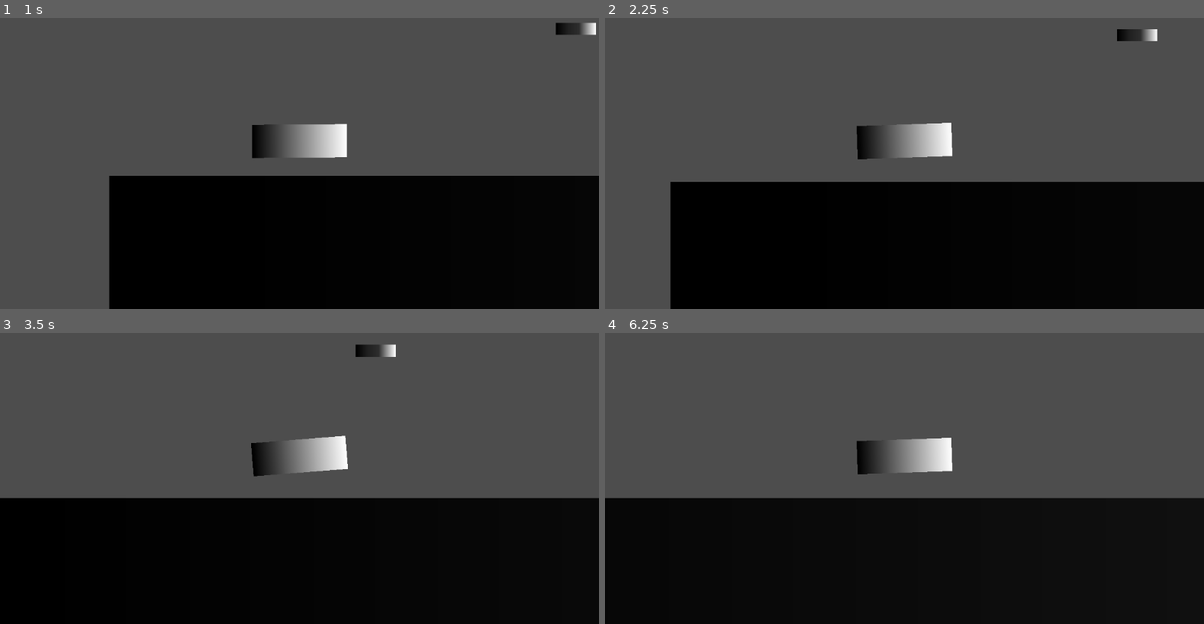
Above: before the commit, frames 1-4 (two rows, left to right).
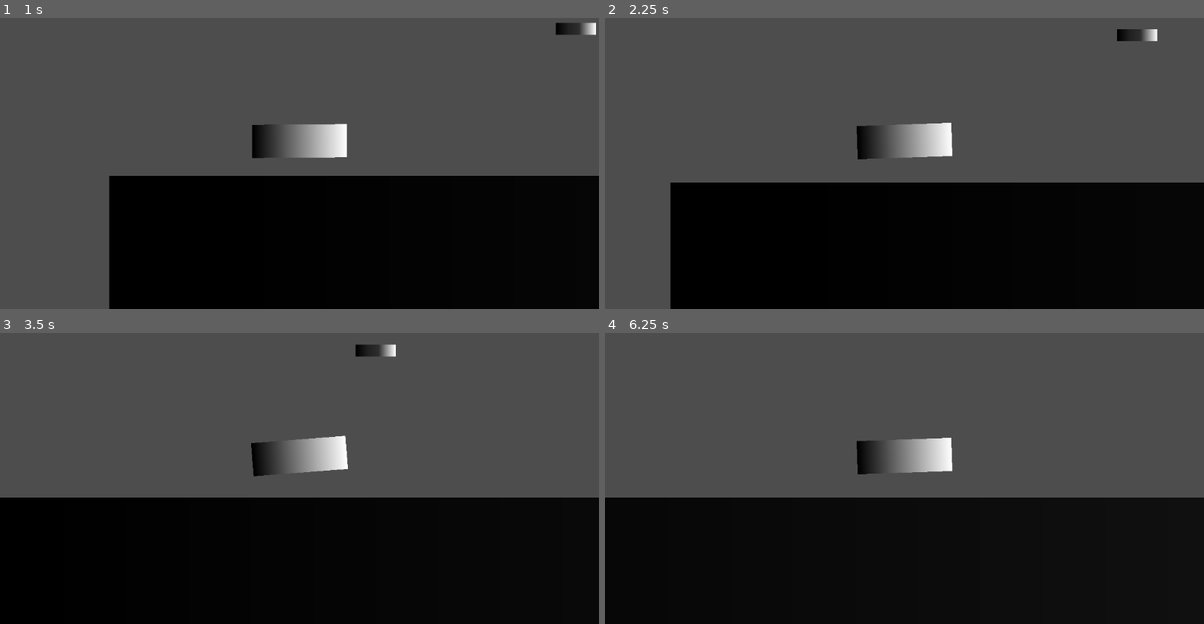
Above: after the commit, the same moments.

Repository: pmarkee/cargaem_demo
Game: Godot game, scene res://Main.tscn
Same seed, same stepped clock (60 frames per second), same inputs: the game is played once before the commit and once after it. Before the commit the project starts from res://main.tscn.
Inputs:
- Up to frame 1 (1 s): hold Right (ui_right) from 0.53 s (still down); tap Space (ui_select) at 0.77 s
- Up to frame 2 (2.25 s): release Right (ui_right) at 1.28 s; tap Space (ui_select) at 1.52 s; hold Right (ui_right) from 2.03 s (still down)
- Up to frame 3 (3.5 s): keep holding Right (ui_right); tap Space (ui_select) at 3.02 s
- Up to frame 4 (6.25 s): release Right (ui_right) at 3.53 s; tap Space (ui_select) at 3.77, 4.52, 6.02 s; hold Right (ui_right) from 5.78 s (still down)

Frame 1 is identical in both runs. In frame 2, 0.2% of the frame differs, in the area x 10-100%, y 56-57%; in frame 3, 0.3%, in the area x 0-100%, y 7-57%; in frame 4, 0.3%.

Commit message:
Add dynamic wheel loading to make experimentation easier

Diff:
--- a/main.tscn
+++ b/Main.tscn
@@ -1,7 +1,7 @@
 [gd_scene load_steps=6 format=3 uid="uid://clxil1s2fl2l0"]
 
-[ext_resource type="PackedScene" uid="uid://cfnpu5g53ks5x" path="res://vehicle.tscn" id="1_cpo2i"]
-[ext_resource type="PackedScene" uid="uid://cjjbplfkq48xu" path="res://ground.tscn" id="2_idnqu"]
+[ext_resource type="PackedScene" uid="uid://cjjbplfkq48xu" path="res://Ground.tscn" id="1_uxu8w"]
+[ext_resource type="PackedScene" uid="uid://cfnpu5g53ks5x" path="res://Vehicle.tscn" id="2_yae0x"]
 
 [sub_resource type="Gradient" id="Gradient_b1orj"]
 offsets = PackedFloat32Array(0, 0.283871, 0.580645, 0.812903, 1)
@@ -14,9 +14,9 @@
 
 [node name="Main" type="Node2D"]
 
-[node name="Level" parent="." instance=ExtResource("2_idnqu")]
+[node name="Level" parent="." instance=ExtResource("1_uxu8w")]
 
-[node name="Vehicle" parent="." instance=ExtResource("1_cpo2i")]
+[node name="Vehicle" parent="." instance=ExtResource("2_yae0x")]
 position = Vector2(366, 88)
 
 [node name="Obstacle" type="StaticBody2D" parent="."]
--- a/Spring.gd
+++ b/Spring.gd
@@ -1,8 +1,8 @@
-extends Node2D
+extends RayCast2D
 
-@export var stiffness = 1000
-@export var damping = 400
-@export var rest_distance = 100
+@onready var stiffness = get_parent().stiffness / get_parent().get_child_count()
+@onready var damping = get_parent().damping / get_parent().get_child_count()
+@onready var rest_distance = get_parent().rest_distance
 
 var offset = 0
 var prev_offset = 0
@@ -10,15 +10,15 @@
 
 
 func _ready():
-	$RayCast2D.target_position.y = rest_distance
+	target_position.y = rest_distance
 
 
 func _physics_process(delta):
-	if $RayCast2D.is_colliding():
+	if is_colliding():
 		prev_offset = offset
-		offset = ($RayCast2D.target_position - $RayCast2D.get_collision_point() * global_transform).length()
+		offset = (target_position - get_collision_point() * global_transform).length()
 		velocity = (offset - prev_offset) / delta
 		var spring_force = stiffness * offset
 		var damping_force = damping * velocity
 		var force_to_add = Vector2.UP * (spring_force + damping_force)
-		get_parent().apply_force(force_to_add * delta, position)
+		get_parent().get_parent().apply_force(force_to_add * delta, get_parent().position)
--- /dev/null
+++ b/Spring.tscn
@@ -0,0 +1,6 @@
+[gd_scene load_steps=2 format=3 uid="uid://lw368o7usfb3"]
+
+[ext_resource type="Script" path="res://Spring.gd" id="1_6obg4"]
+
+[node name="Spring" type="RayCast2D"]
+script = ExtResource("1_6obg4")
--- a/vehicle.gd
+++ b/Vehicle.gd
@@ -3,9 +3,31 @@
 const ACCELERATION_FORCE = 500
 const BRAKING_FORCE = 700
 
+enum SuspensionVariant {V1_SINGLERAY, V1_MULTIRAY_ANGLE, V1_MULTIRAY_PARALLEL}
+
+@export var variant = SuspensionVariant.V1_SINGLERAY
+@export var wheelbase = 70
+
+
+func _ready():
+	var scene_to_load = ""
+	if variant == SuspensionVariant.V1_SINGLERAY:
+		scene_to_load = "res://Wheel_v1_singleray.tscn"
+	elif variant == SuspensionVariant.V1_MULTIRAY_PARALLEL:
+		scene_to_load = "res://Wheel_v1_multiray_parallel.tscn"
+	elif variant == SuspensionVariant.V1_MULTIRAY_ANGLE:
+		scene_to_load = "res://Wheel_v1_multiray_angle.tscn"
+
+	var wheel_scene = load(scene_to_load)
+	var FrontWheel = wheel_scene.instantiate()
+	FrontWheel.position.x = wheelbase
+	var RearWheel = wheel_scene.instantiate()
+	RearWheel.position.x = -wheelbase
+	$Body.add_child(FrontWheel)
+	$Body.add_child(RearWheel)
+
 
 func _physics_process(delta):
-	print($Body.linear_velocity)
 	if !$Body/GroundContactRayCast.is_colliding():
 		# This ray cast is a stupid way of detecting ground contact but it will do
 		# We should detect ground contact of each wheel: ground distance <= wheel radius + spring max len
--- /dev/null
+++ b/Vehicle.tscn
@@ -0,0 +1,34 @@
+[gd_scene load_steps=5 format=3 uid="uid://cfnpu5g53ks5x"]
+
+[ext_resource type="Script" path="res://Vehicle.gd" id="1_2abnv"]
+
+[sub_resource type="RectangleShape2D" id="RectangleShape2D_jdlyj"]
+size = Vector2(20.1327, 20)
+
+[sub_resource type="Gradient" id="Gradient_2fcfj"]
+
+[sub_resource type="GradientTexture2D" id="GradientTexture2D_4c2x2"]
+gradient = SubResource("Gradient_2fcfj")
+
+[node name="Vehicle" type="Node2D"]
+script = ExtResource("1_2abnv")
+
+[node name="Body" type="RigidBody2D" parent="."]
+mass = 2.0
+center_of_mass_mode = 1
+center_of_mass = Vector2(0, 5)
+
+[node name="CollisionShape2D" type="CollisionShape2D" parent="Body"]
+position = Vector2(-4.32134e-06, 0)
+scale = Vector2(9.04001, 3.2)
+shape = SubResource("RectangleShape2D_jdlyj")
+
+[node name="Sprite2D" type="Sprite2D" parent="Body"]
+position = Vector2(1.19209e-07, 0)
+scale = Vector2(2.84375, 1)
+texture = SubResource("GradientTexture2D_4c2x2")
+
+[node name="GroundContactRayCast" type="RayCast2D" parent="Body"]
+target_position = Vector2(0, 100)
+
+[node name="Camera2D" type="Camera2D" parent="Body"]
--- /dev/null
+++ b/Wheel.gd
@@ -0,0 +1,6 @@
+extends Node2D
+
+
+@export var stiffness = 5000
+@export var damping = 2000
+@export var rest_distance = 100
--- /dev/null
+++ b/Wheel_v1_multiray_angle.tscn
@@ -0,0 +1,21 @@
+[gd_scene load_steps=3 format=3 uid="uid://4276j8pw0biv"]
+
+[ext_resource type="PackedScene" uid="uid://lw368o7usfb3" path="res://Spring.tscn" id="1_mfs3a"]
+[ext_resource type="Script" path="res://Wheel.gd" id="1_r2slm"]
+
+[node name="Wheel" type="Node2D"]
+script = ExtResource("1_r2slm")
+
+[node name="Spring" parent="." instance=ExtResource("1_mfs3a")]
+
+[node name="Spring2" parent="." instance=ExtResource("1_mfs3a")]
+rotation = 0.0523599
+
+[node name="Spring3" parent="." instance=ExtResource("1_mfs3a")]
+rotation = 0.10472
+
+[node name="Spring4" parent="." instance=ExtResource("1_mfs3a")]
+rotation = -0.0523599
+
+[node name="Spring5" parent="." instance=ExtResource("1_mfs3a")]
+rotation = -0.10472
--- /dev/null
+++ b/Wheel_v1_multiray_parallel.tscn
@@ -0,0 +1,21 @@
+[gd_scene load_steps=3 format=3 uid="uid://1unuw0g1lg10"]
+
+[ext_resource type="Script" path="res://Wheel.gd" id="1_0kaw2"]
+[ext_resource type="PackedScene" uid="uid://lw368o7usfb3" path="res://Spring.tscn" id="2_dlqhl"]
+
+[node name="Wheel" type="Node2D"]
+script = ExtResource("1_0kaw2")
+
+[node name="Spring" parent="." instance=ExtResource("2_dlqhl")]
+
+[node name="Spring2" parent="." instance=ExtResource("2_dlqhl")]
+position = Vector2(6, 0)
+
+[node name="Spring3" parent="." instance=ExtResource("2_dlqhl")]
+position = Vector2(12, 0)
+
+[node name="Spring4" parent="." instance=ExtResource("2_dlqhl")]
+position = Vector2(-6, 0)
+
+[node name="Spring5" parent="." instance=ExtResource("2_dlqhl")]
+position = Vector2(-12, 0)
--- /dev/null
+++ b/Wheel_v1_singleray.tscn
@@ -0,0 +1,9 @@
+[gd_scene load_steps=3 format=3 uid="uid://b3m6jmwxbeod2"]
+
+[ext_resource type="Script" path="res://Wheel.gd" id="1_4djww"]
+[ext_resource type="PackedScene" uid="uid://lw368o7usfb3" path="res://Spring.tscn" id="2_dufst"]
+
+[node name="Wheel" type="Node2D"]
+script = ExtResource("1_4djww")
+
+[node name="Spring" parent="." instance=ExtResource("2_dufst")]
--- a/project.godot
+++ b/project.godot
@@ -11,7 +11,7 @@
 [application]
 
 config/name="Cargaem Demo"
-run/main_scene="res://main.tscn"
+run/main_scene="res://Main.tscn"
 config/features=PackedStringArray("4.1", "Forward Plus")
 config/icon="res://icon.svg"
 
--- a/spring.tscn
+++ /dev/null
@@ -1,8 +0,0 @@
-[gd_scene load_steps=2 format=3 uid="uid://lw368o7usfb3"]
-
-[ext_resource type="Script" path="res://Spring.gd" id="1_lelur"]
-
-[node name="Spring" type="Node2D"]
-script = ExtResource("1_lelur")
-
-[node name="RayCast2D" type="RayCast2D" parent="."]
--- a/vehicle.tscn
+++ /dev/null
@@ -1,73 +0,0 @@
-[gd_scene load_steps=6 format=3 uid="uid://cfnpu5g53ks5x"]
-
-[ext_resource type="Script" path="res://vehicle.gd" id="1_nb3ov"]
-[ext_resource type="PackedScene" uid="uid://lw368o7usfb3" path="res://spring.tscn" id="2_fqe1h"]
-
-[sub_resource type="RectangleShape2D" id="RectangleShape2D_jdlyj"]
-size = Vector2(20.1327, 20)
-
-[sub_resource type="Gradient" id="Gradient_2fcfj"]
-
-[sub_resource type="GradientTexture2D" id="GradientTexture2D_4c2x2"]
-gradient = SubResource("Gradient_2fcfj")
-
-[node name="Vehicle" type="Node2D"]
-script = ExtResource("1_nb3ov")
-
-[node name="Body" type="RigidBody2D" parent="."]
-mass = 2.0
-center_of_mass_mode = 1
-center_of_mass = Vector2(0, 5)
-
-[node name="CollisionShape2D" type="CollisionShape2D" parent="Body"]
-position = Vector2(-4.32134e-06, 0)
-scale = Vector2(9.04001, 3.2)
-shape = SubResource("RectangleShape2D_jdlyj")
-
-[node name="Sprite2D" type="Sprite2D" parent="Body"]
-position = Vector2(1.19209e-07, 0)
-scale = Vector2(2.84375, 1)
-texture = SubResource("GradientTexture2D_4c2x2")
-
-[node name="RearSpring" parent="Body" instance=ExtResource("2_fqe1h")]
-position = Vector2(-70, 0)
-
-[node name="RearSpring2" parent="Body" instance=ExtResource("2_fqe1h")]
-position = Vector2(-70, 0)
-rotation = 0.0523599
-
-[node name="RearSpring3" parent="Body" instance=ExtResource("2_fqe1h")]
-position = Vector2(-70, 0)
-rotation = 0.10472
-
-[node name="RearSpring4" parent="Body" instance=ExtResource("2_fqe1h")]
-position = Vector2(-70, 0)
-rotation = -0.0523599
-
-[node name="RearSpring5" parent="Body" instance=ExtResource("2_fqe1h")]
-position = Vector2(-70, -4.76837e-07)
-rotation = -0.10472
-
-[node name="FrontSpring" parent="Body" instance=ExtResource("2_fqe1h")]
-position = Vector2(70, 0)
-
-[node name="FrontSpring2" parent="Body" instance=ExtResource("2_fqe1h")]
-position = Vector2(70, 0)
-rotation = -0.0523599
-
-[node name="FrontSpring3" parent="Body" instance=ExtResource("2_fqe1h")]
-position = Vector2(70, 0)
-rotation = -0.10472
-
-[node name="FrontSpring4" parent="Body" instance=ExtResource("2_fqe1h")]
-position = Vector2(70, 0)
-rotation = 0.0523599
-
-[node name="FrontSpring5" parent="Body" instance=ExtResource("2_fqe1h")]
-position = Vector2(70, -4.76837e-07)
-rotation = 0.10472
-
-[node name="GroundContactRayCast" type="RayCast2D" parent="Body"]
-target_position = Vector2(0, 100)
-
-[node name="Camera2D" type="Camera2D" parent="Body"]
Renamed: ground.tscn -> Ground.tscn
